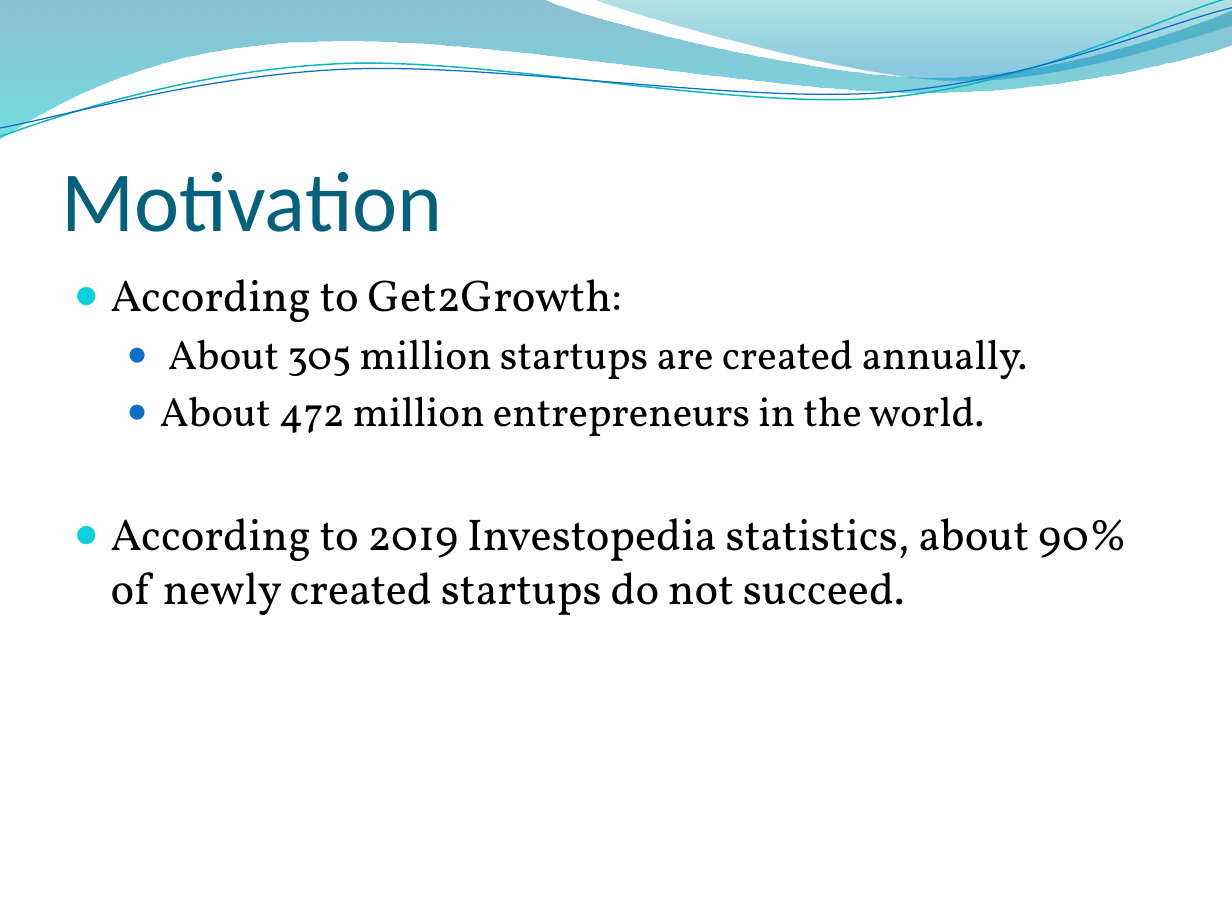
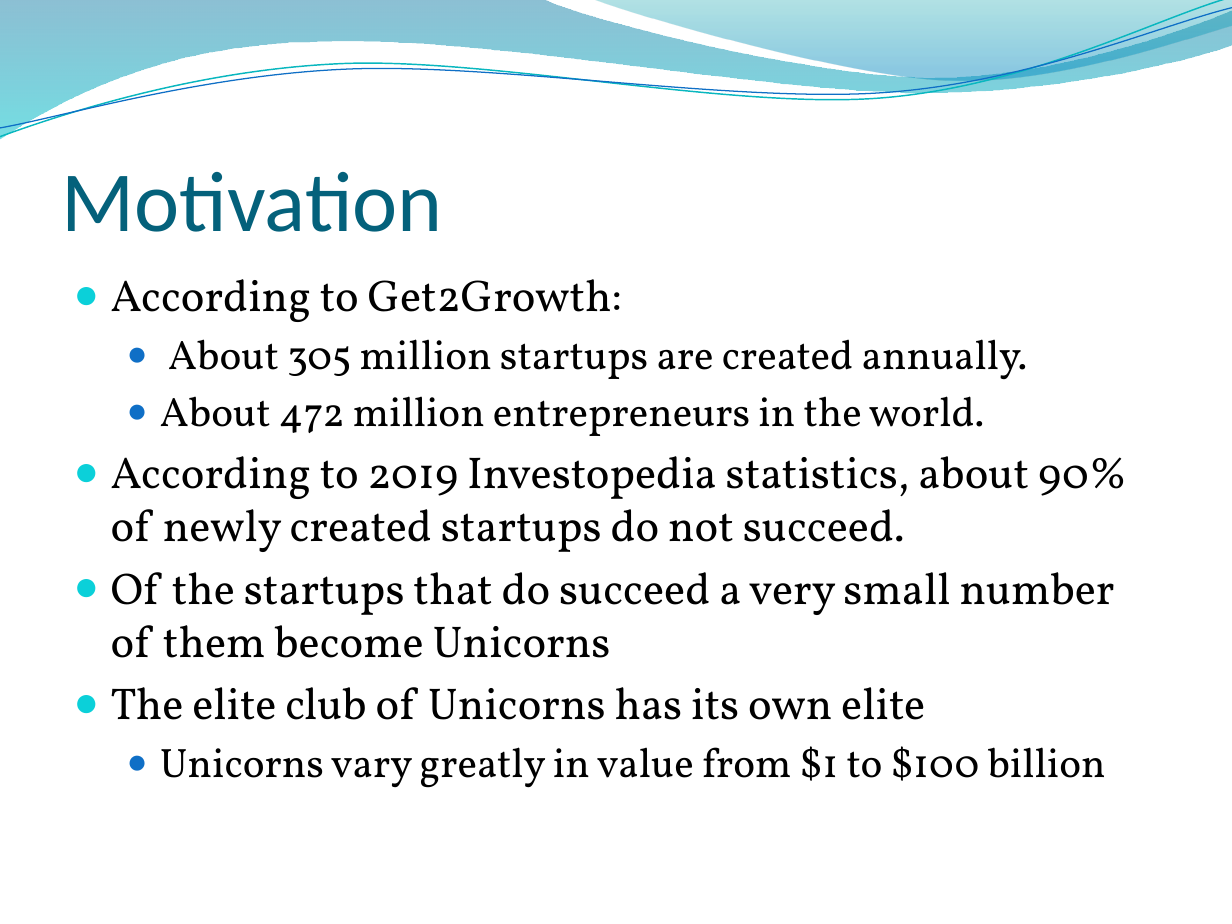
Before and after one commit to MonikaSinghGit/UnicornCompaniesFeatureAnalysis, a slide deck: slide 3 of Unicorn Companies Feature Analysis.pptx. Drawn at 1232x924 pixels with LibreOffice and Linux fonts; fonts in the diff are those of the drawing; background and template pictures are left out. Boxes give left, top, right and bottom in pixels: in the first picture for what was removed or moved away, otherwise in the second. Text is boxed around its words. In the diff, an @@ line names an element or a change of style, - is before the commit and + after.

```diff
--- a/Unicorn Companies Feature Analysis.pptx
+++ b/Unicorn Companies Feature Analysis.pptx
@@ text at box(111, 572, 1115, 788): paragraphs added @@
+● Of the startups that do succeed a very small number of them become Unicorns
+● The elite club of Unicorns has its own elite
+  ● Unicorns vary greatly in value from $1 to $100 billion
```
Also in this commit, not shown: 10 other slides changed, 10 slides added, 1 slide removed, 2 other files.
